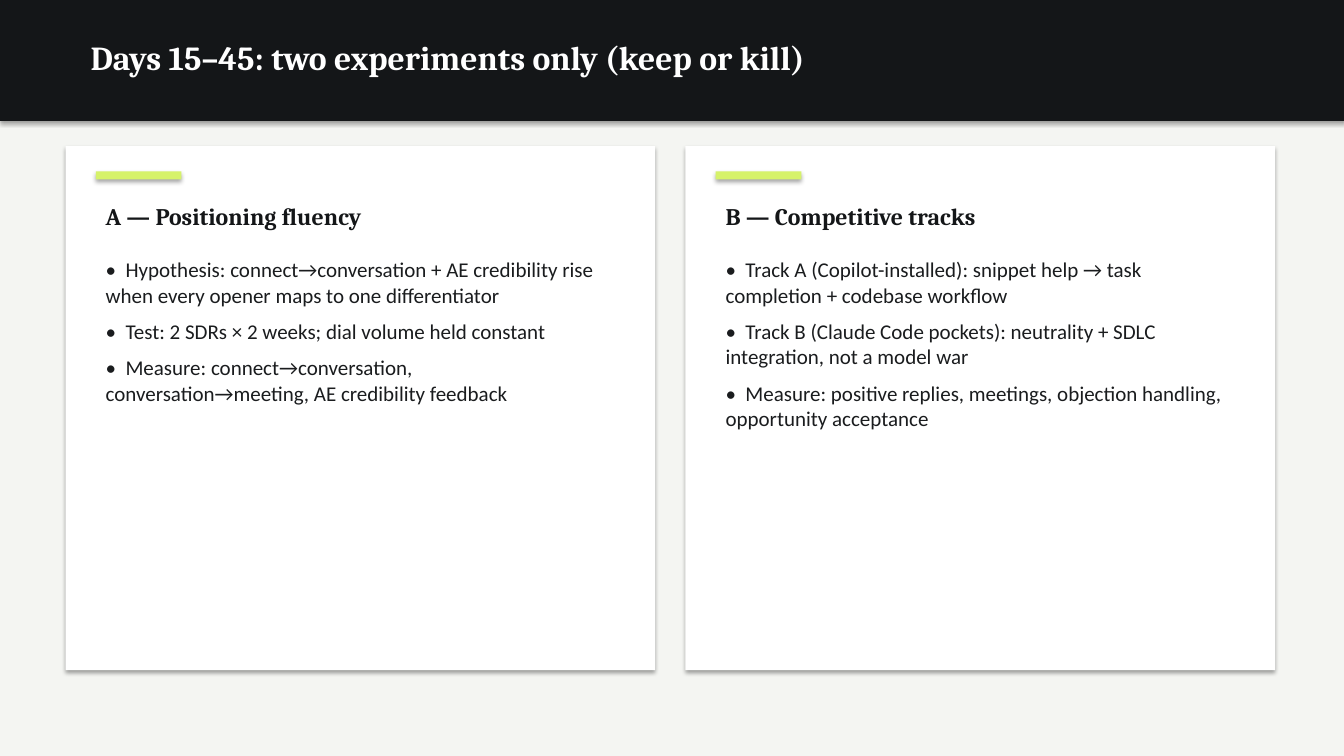
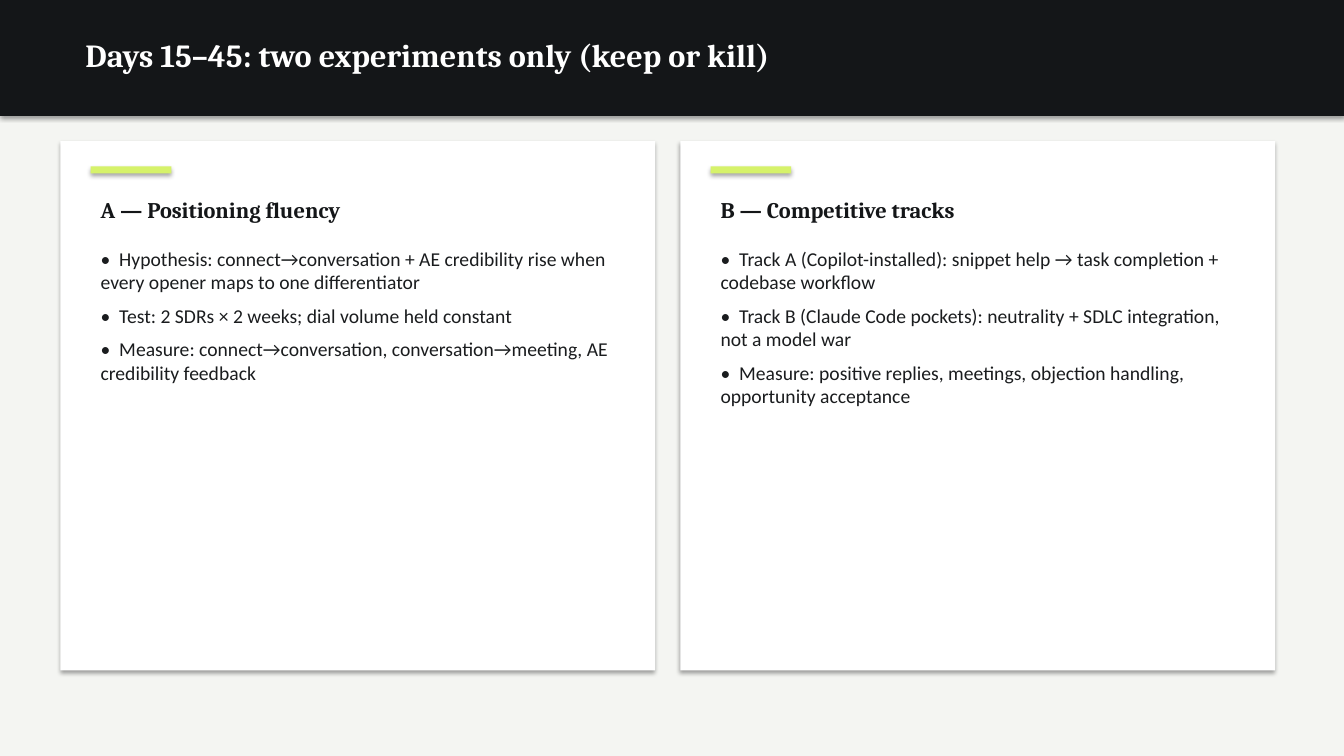
Before and after one commit to dempseli01-stack/lindsey, a slide deck: slide 11 of Lindsey_Presentation.pptx. Drawn at 1344x756 pixels with LibreOffice and Linux fonts; fonts in the diff are those of the drawing. Boxes give left, top, right and bottom in pixels: in the first picture for what was removed or moved away, otherwise in the second. Text is boxed around its words. In the diff, an @@ line names an element or a change of style, - is before the commit and + after.

```diff
--- a/Lindsey_Presentation.pptx
+++ b/Lindsey_Presentation.pptx
@@ rectangle: place and size @@
-rectangle at (0,0,1344,121)
+rectangle at (0,0,1344,116)
@@ text "Days 15–45: two experiments only ..." at (85,43,769,74): size 24 to 23 pt @@
@@ rectangle: place and size @@
-rectangle at (66,146,655,670)
+rectangle at (60,141,655,670)
@@ rectangle: place and size @@
-rectangle at (686,146,1275,670)
+rectangle at (681,141,1275,670)
@@ rectangle: place and size @@
-rectangle at (96,171,181,179)
+rectangle at (91,166,171,173)
@@ rectangle: place and size @@
-rectangle at (716,171,802,179)
+rectangle at (711,166,791,173)
@@ text "A — Positioning fluency" at (101,202,341,223): size 17 to 16 pt @@
@@ text "B — Competitive tracks" at (721,202,955,223): size 17 to 16 pt @@
@@ text "• Hypothesis: connect→conversation + AE ...": place and size @@
-text "• Hypothesis: connect→conversation + AE ..." at (106,262,593,405)
+text "• Hypothesis: connect→conversation + AE ..." at (101,252,608,383)
@@ text "• Hypothesis: connect→conversation + AE ..." at (101,252,608,383): size 15 to 14 pt; less space between paragraphs @@
@@ text "• Track A (Copilot-installed): snippet ..." at (721,252,1219,406): size 15 to 14 pt; less space between paragraphs @@
@@ text "• Track A (Copilot-installed): snippet ...": place and size @@
-text "• Track A (Copilot-installed): snippet ..." at (726,262,1221,430)
+text "• Track A (Copilot-installed): snippet ..." at (721,252,1219,406)
```
Also in this commit, not shown: 20 other slides changed, 3 other files.
